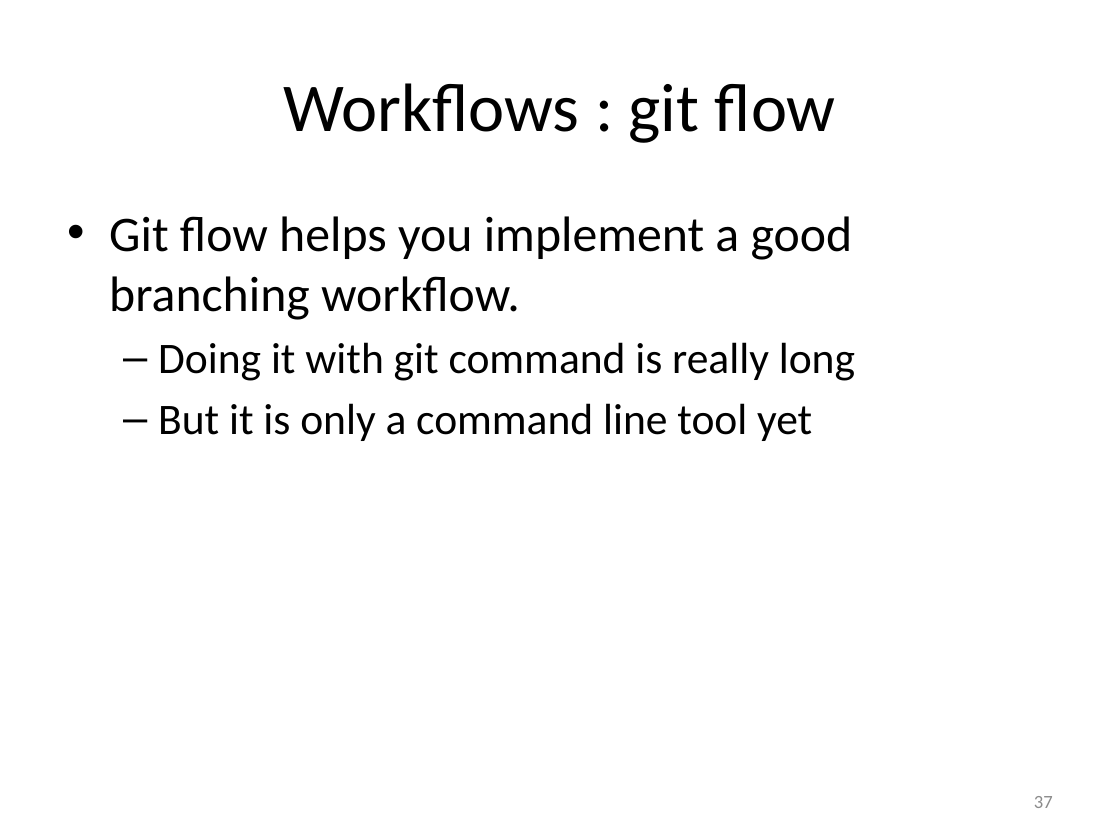
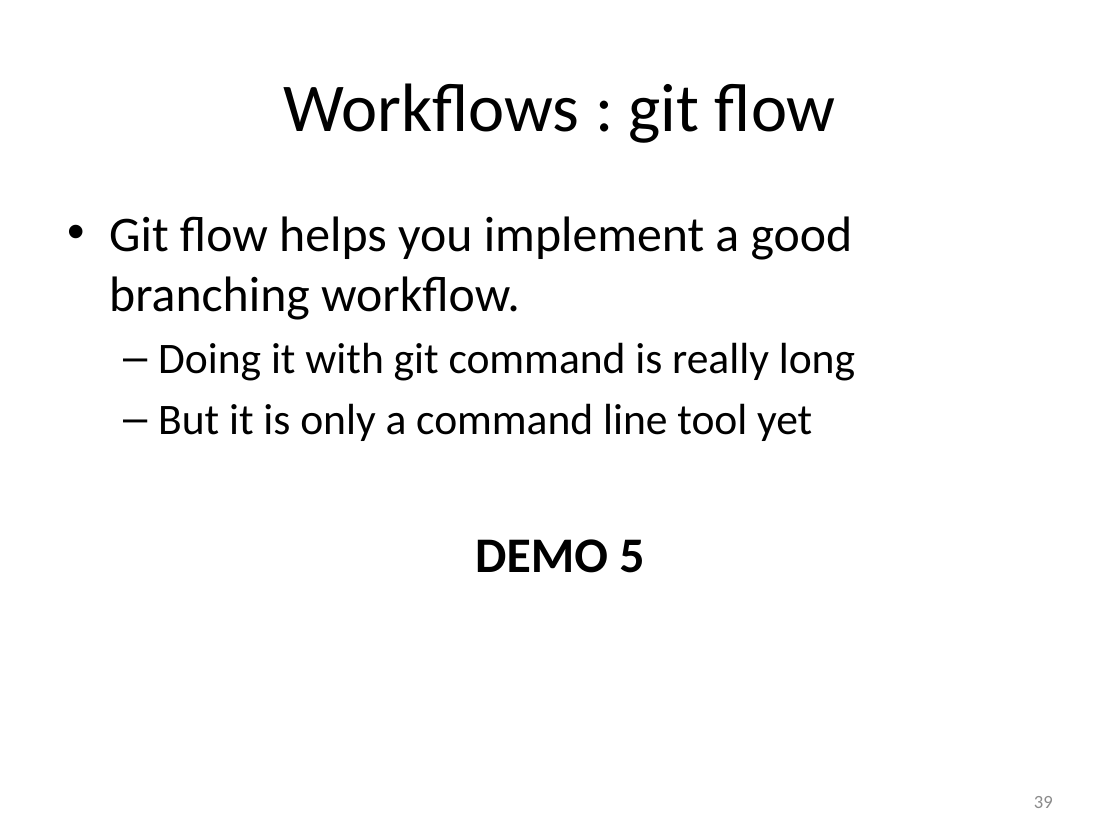
Before and after one commit to adrien59cadri/git_presentation, a slide deck: slide 39 of powerpoint/Nouveau Microsoft PowerPoint Presentation.pptx (slide 37 before the commit). Drawn at 1120x840 pixels with LibreOffice and Linux fonts; fonts in the diff are those of the drawing. Boxes give left, top, right and bottom in pixels: in the first picture for what was removed or moved away, otherwise in the second. Text is boxed around its words. In the diff, an @@ line names an element or a change of style, - is before the commit and + after.

```diff
--- a/powerpoint/Nouveau Microsoft PowerPoint Presentation.pptx
+++ b/powerpoint/Nouveau Microsoft PowerPoint Presentation.pptx
@@ text at [475,539,644,573]: paragraph added @@
+DEMO 5
@@ page number at [1034,796,1053,808]: text changed @@
-37
+39
```
Also in this commit, not shown: 2 slides added.
